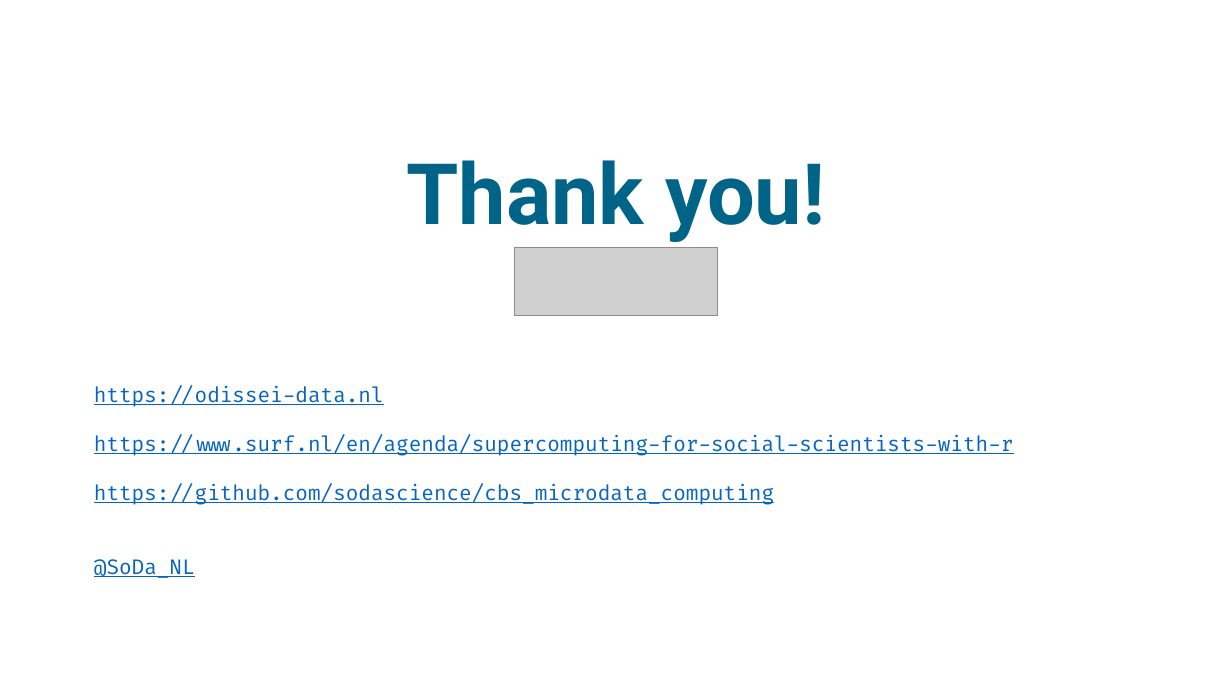
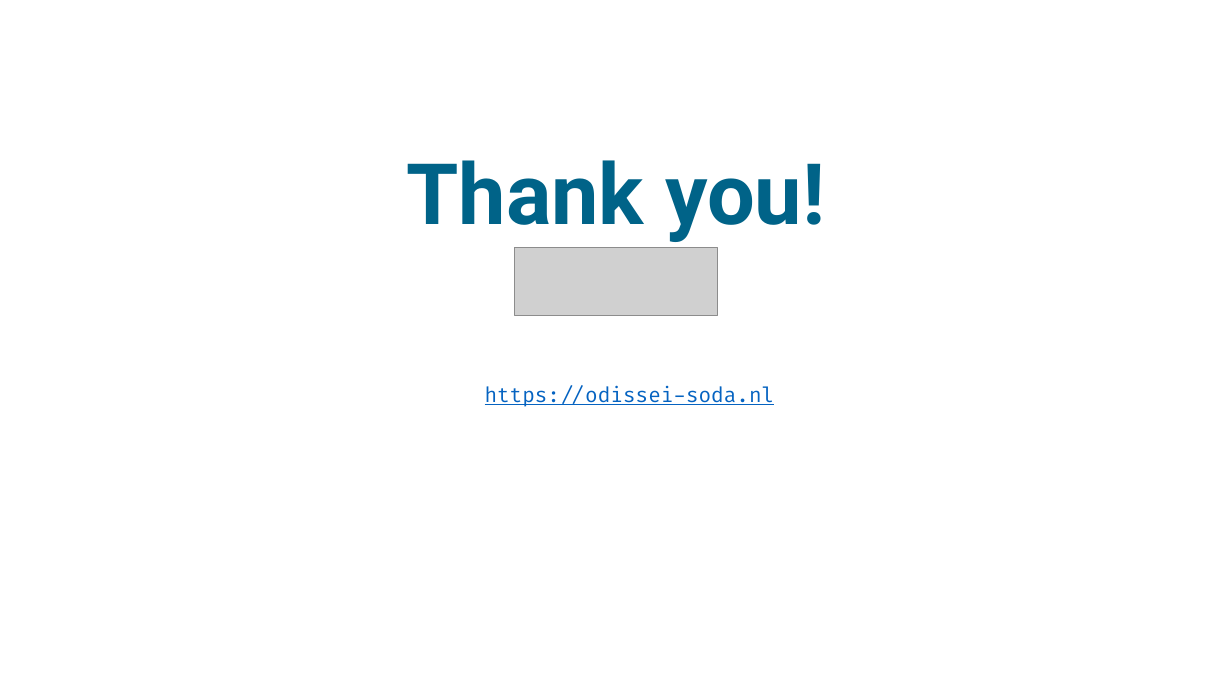
Before and after one commit to sodascience/workshop_efficient_microdata, a slide deck: slide 37 of efficient_microdata.pptx (slide 39 before the commit). Drawn at 1232x693 pixels with LibreOffice and Linux fonts; fonts in the diff are those of the drawing; grey boxes stand for pictures. Boxes give left, top, right and bottom in pixels: in the first picture for what was removed or moved away, otherwise in the second. Text is boxed around its words. In the diff, an @@ line names an element or a change of style, - is before the commit and + after.

```diff
--- a/efficient_microdata.pptx
+++ b/efficient_microdata.pptx
@@ text at <box>485,385,775,407</box>: text changed @@
-https://odissei-data.nl
-https://www.surf.nl/en/agenda/supercomputing-for-social-scientists-with-r
-https://github.com/sodascience/cbs_microdata_computing
-@SoDa_NL
+https://odissei-soda.nl
```
Also in this commit, not shown: 10 other slides changed, 8 slides added, 10 slides removed, 4 other files.
